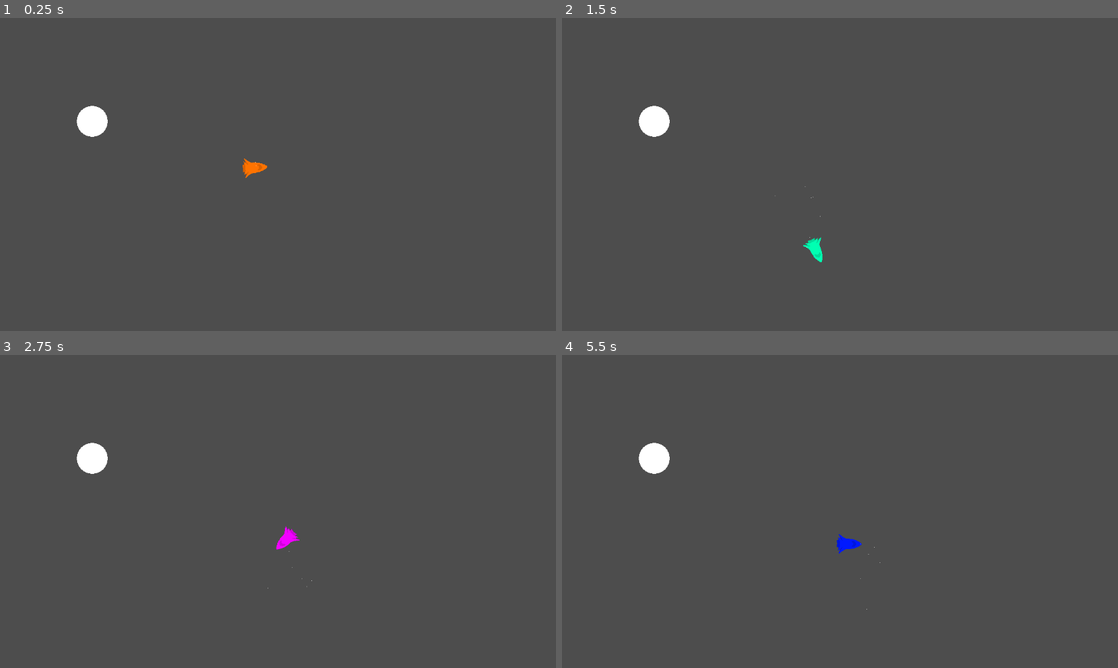
Above: before the commit, frames 1-4 (two rows, left to right).
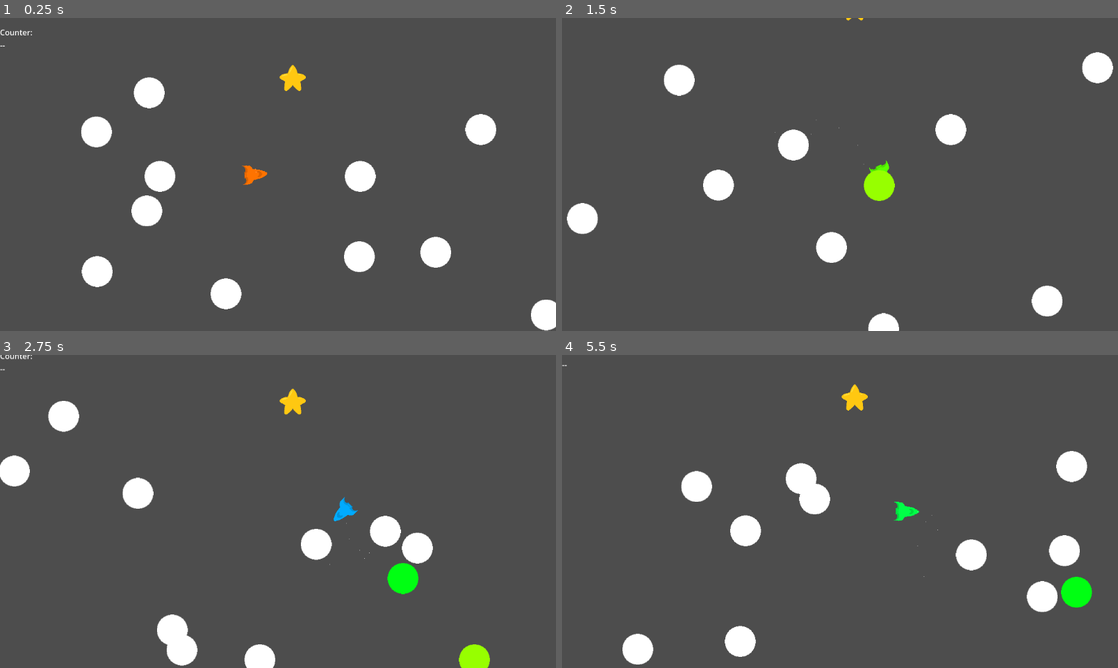
Above: after the commit, the same moments.

Repository: Setry/gj-solo
Game: Godot game, scene res://Scenes/MainTest.tscn
The game is run twice, just before and just after one commit, with the same random seed, the same clock (stepped at 60 frames per second) and the same inputs.
Inputs:
- Up to frame 1 (0.25 s): no input
- Up to frame 2 (1.5 s): hold Space (press) 0.53-1.28 s; tap Space (press) at 1.35 s
- Up to frame 3 (2.75 s): hold Space (press) from 2.03 s (still down)
- Up to frame 4 (5.5 s): release Space (press) at 2.78 s; tap Space (press) at 2.85, 4.35 s; hold Space (press) 3.53-4.28 s; hold Space (press) from 5.03 s (still down)

The runs differ from the first frame. In frame 1, 5.3% of the frame differs, in the area x 0-100%, y 3-100%; in frame 2, 4.9%; in frame 3, 5.7%; in frame 4, 5.8%, in the area x 0-96%, y 3-99%.

Commit message:
Break the game

Diff:
--- a/Scenes/MainTest.tscn
+++ b/Scenes/MainTest.tscn
@@ -1,9 +1,13 @@
-[gd_scene load_steps=3 format=3 uid="uid://bsa4keg000rd7"]
+[gd_scene load_steps=6 format=3 uid="uid://bsa4keg000rd7"]
 
+[ext_resource type="Script" uid="uid://df1idrrvok7g4" path="res://scripts/Spawner.gd" id="1_bhhyf"]
 [ext_resource type="PackedScene" uid="uid://blkxf2p205brj" path="res://assets/Player.tscn" id="1_c2270"]
 [ext_resource type="PackedScene" uid="uid://3nvum3th5233" path="res://assets/Body.tscn" id="2_bhhyf"]
+[ext_resource type="PackedScene" uid="uid://c60pr2jyxtak8" path="res://assets/Star.tscn" id="4_oqdhm"]
+[ext_resource type="PackedScene" uid="uid://i76ldopx1rto" path="res://Scenes/UI.tscn" id="5_ycov7"]
 
 [node name="Node2D" type="Node2D"]
+script = ExtResource("1_bhhyf")
 
 [node name="Area2D" parent="." instance=ExtResource("2_bhhyf")]
 position = Vector2(191, 214)
@@ -13,3 +17,8 @@
 
 [node name="Camera2D" type="Camera2D" parent="."]
 anchor_mode = 0
+
+[node name="Area2D2" parent="." instance=ExtResource("4_oqdhm")]
+position = Vector2(606, 112)
+
+[node name="Control" parent="." instance=ExtResource("5_ycov7")]
--- /dev/null
+++ b/Scenes/UI.tscn
@@ -0,0 +1,25 @@
+[gd_scene format=3 uid="uid://i76ldopx1rto"]
+
+[node name="Control" type="Control"]
+layout_mode = 3
+anchors_preset = 0
+offset_right = 1151.0
+offset_bottom = 646.0
+
+[node name="VBoxContainer" type="VBoxContainer" parent="."]
+layout_mode = 0
+offset_right = 250.0
+offset_bottom = 238.0
+
+[node name="HBoxContainer" type="HBoxContainer" parent="VBoxContainer"]
+layout_mode = 2
+
+[node name="CounterText" type="RichTextLabel" parent="VBoxContainer"]
+layout_mode = 2
+text = "Counter:"
+fit_content = true
+
+[node name="Counter" type="RichTextLabel" parent="VBoxContainer"]
+layout_mode = 2
+text = "--"
+fit_content = true
--- a/assets/Player.tscn
+++ b/assets/Player.tscn
@@ -1,8 +1,8 @@
 [gd_scene load_steps=6 format=3 uid="uid://blkxf2p205brj"]
 
-[ext_resource type="Script" uid="uid://cvcpiokiqskau" path="res://scripts/player.gd" id="1_16d5g"]
+[ext_resource type="Script" uid="uid://cvcpiokiqskau" path="res://scripts/Player.gd" id="1_16d5g"]
 [ext_resource type="Script" uid="uid://ce0pij7kw5fts" path="res://scripts/CharSprite.gd" id="2_16d5g"]
-[ext_resource type="Texture2D" uid="uid://d4ki8iu7ioy4m" path="res://Sprites/Rocket.png" id="2_ah03f"]
+[ext_resource type="Texture2D" uid="uid://ri2bepbmaqd7" path="res://Sprites/Rocket2.png" id="2_ah03f"]
 
 [sub_resource type="CircleShape2D" id="CircleShape2D_e80uo"]
 radius = 30.0
--- /dev/null
+++ b/assets/Star.tscn
@@ -0,0 +1,17 @@
+[gd_scene load_steps=4 format=3 uid="uid://c60pr2jyxtak8"]
+
+[ext_resource type="Script" uid="uid://cttapfs74lqos" path="res://scripts/Star.gd" id="1_8lb51"]
+[ext_resource type="Texture2D" uid="uid://dtitj7k8r5v7u" path="res://Sprites/Star.png" id="2_8lb51"]
+
+[sub_resource type="CircleShape2D" id="CircleShape2D_g2rrn"]
+radius = 31.9
+
+[node name="Area2D" type="Area2D"]
+script = ExtResource("1_8lb51")
+
+[node name="Sprite2D" type="Sprite2D" parent="."]
+scale = Vector2(0.0333333, 0.0333333)
+texture = ExtResource("2_8lb51")
+
+[node name="CollisionShape2D" type="CollisionShape2D" parent="."]
+shape = SubResource("CircleShape2D_g2rrn")
--- a/scripts/Body.gd
+++ b/scripts/Body.gd
@@ -1,9 +1,32 @@
 extends Area2D
+
+var velocity: Vector2
+var min_velocity: float = 2
+var max_velocity: float = 5
+var border_size: float = 20
 
 func _ready() -> void:
 	self.body_entered.connect(_on_body_entered)
-	#self.body_exited.connect(_on_body_exited)
+	var mult = (randf() * max_velocity - min_velocity) + min_velocity
+	self.velocity = Vector2(randf(), randf()).normalized() * mult
 
 func _on_body_entered(body: Node2D):
 	$Sprite2D.modulate = body._get_color()
 	body._attach_to(self)
+
+func _get_color():
+	return $Sprite2D.modulate
+
+func _physics_process(delta: float) -> void:
+	position += velocity
+
+	var cam = get_tree().root.get_node("Node2D/Camera2D") as Camera2D
+	var vp = get_viewport_rect().size + cam.position
+	if position.x > vp.x + border_size:
+		position.x = -border_size
+	if position.x < -border_size:
+		position.x = vp.x + border_size
+
+	if position.y > vp.y + border_size or position.y < -border_size:
+		queue_free()
+		get_tree().root.get_node("Node2D")._spawn()
--- a/scripts/player.gd
+++ b/scripts/Player.gd
@@ -7,6 +7,8 @@
 var movement_speed = 200
 var attached_to: Node2D
 var attach_offset: Vector2
+var border_size: float = 20
+var scroll_size: float = 20
 
 func _ready():
 	old_pos = global_position;
@@ -28,6 +30,15 @@
 		self.position = attached_to.position + attach_offset
 		attach_offset *= 0.975
 
+	var cam = get_tree().root.get_node("Node2D/Camera2D") as Camera2D
+	var vp = get_viewport_rect().size + cam.position
+	if position.x > vp.x + border_size:
+		position.x = -border_size
+	if position.x < -border_size:
+		position.x = vp.x + border_size
+
+	cam.position.y = position.y - get_viewport_rect().size.y / 2
+
 func _input(event: InputEvent) -> void:
 	if event.is_action_pressed("press"):
 		if attached_to != null:
--- /dev/null
+++ b/scripts/Spawner.gd
@@ -0,0 +1,24 @@
+extends Node2D
+
+var bodyScene
+
+func _ready() -> void:
+	bodyScene = load("res://assets/Body.tscn")
+	for i in 10:
+		_spawn()
+
+func _process(delta: float) -> void:
+	var counter = 0
+	for c in get_children():
+		# Dumb check to see if obj is meteorite
+		if c.has_method("_on_body_entered") and c.has_method("_get_color") and c._get_color() != Color(1, 1, 1):
+			counter += 1
+
+	#$UI/Control/Counter.text = str(counter)
+
+func _spawn():
+	var cam = get_tree().root.get_node("Node2D/Camera2D") as Camera2D
+	var rect = get_viewport_rect().size
+	var newBody = bodyScene.instantiate()
+	newBody.position = Vector2(rect.x * randf() + cam.position.x, rect.y * randf() + cam.position.y)
+	add_child(newBody)
--- /dev/null
+++ b/scripts/Star.gd
@@ -0,0 +1,11 @@
+extends Area2D
+
+
+func _ready() -> void:
+	self.body_entered.connect(_on_body_entered)
+
+func _on_body_entered(body: Node2D):
+	print("A")
+
+func _get_color():
+	return $Sprite2D.modulate
Binary file added: Sprites/Rocket2.png
Not shown, added: Sprites/Rocket2.png.import
Binary file added: Sprites/Star.png
Not shown, added: Sprites/Star.png.import
Renamed: scripts/player.gd.uid -> scripts/Player.gd.uid
Not shown, added: scripts/Spawner.gd.uid
Not shown, added: scripts/Star.gd.uid
